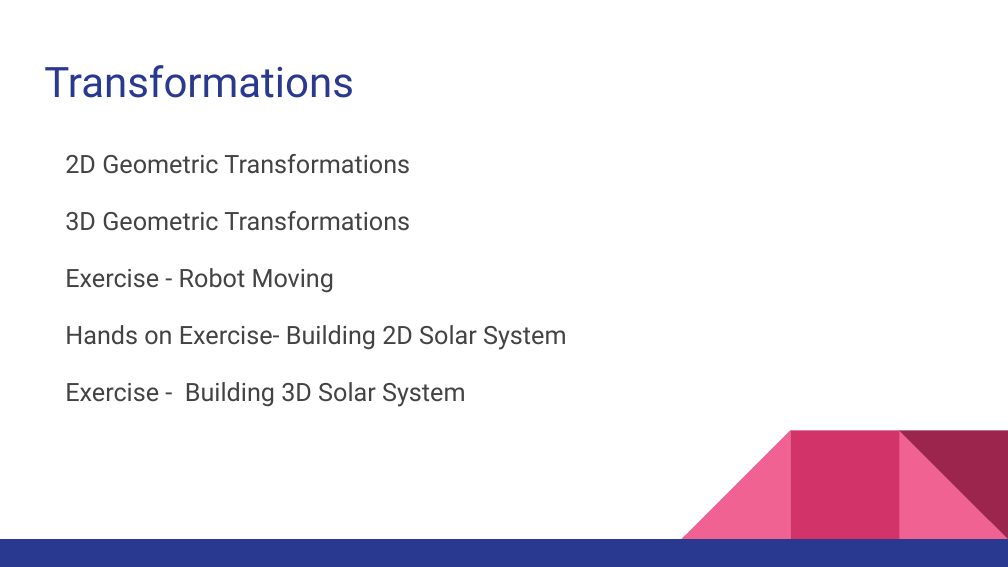
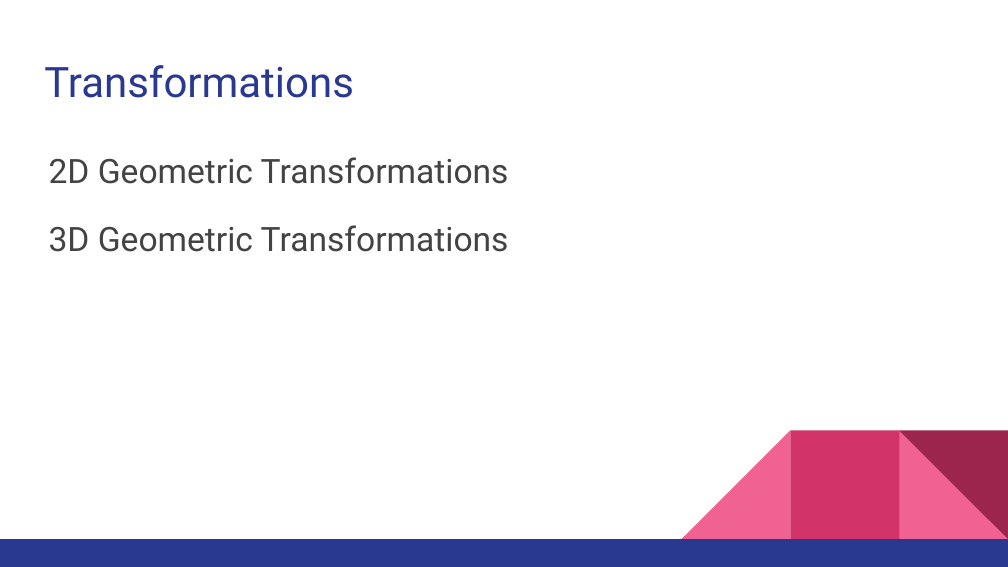
Before and after one commit to CodeChix-OpenSource/CodeChix-Technical-Curriculums, a slide deck: slide 20 of VMware-CodeHouse/PixieGo/Slides/Instructor_Curriculum.pptx (slide 17 before the commit). Drawn at 1008x567 pixels with LibreOffice and Linux fonts; fonts in the diff are those of the drawing. Boxes give left, top, right and bottom in pixels: in the first picture for what was removed or moved away, otherwise in the second. Text is boxed around its words. In the diff, an @@ line names an element or a change of style, - is before the commit and + after.

```diff
--- a/VMware-CodeHouse/PixieGo/Slides/Instructor_Curriculum.pptx
+++ b/VMware-CodeHouse/PixieGo/Slides/Instructor_Curriculum.pptx
@@ text "2D Geometric Transformations" at bbox=[49, 157, 509, 252]: size 18 to 24 pt; indent changed @@
@@ text at bbox=[65, 268, 567, 407]: paragraphs removed @@
-Exercise - Robot Moving
-Hands on Exercise- Building 2D Solar System
-Exercise - Building 3D Solar System
```
Also in this commit, not shown: 26 other slides changed, 13 slides added, 10 slides removed, 18 other files.
